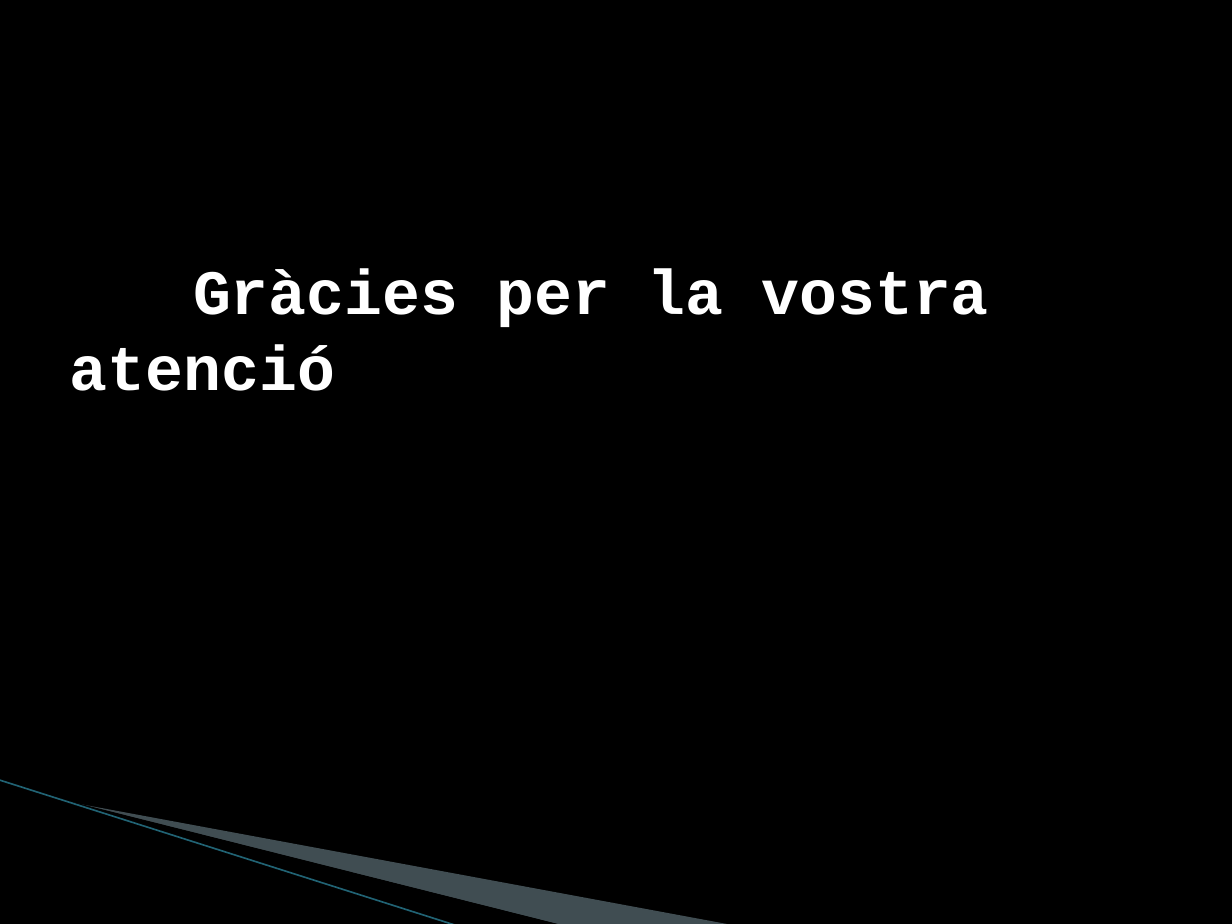
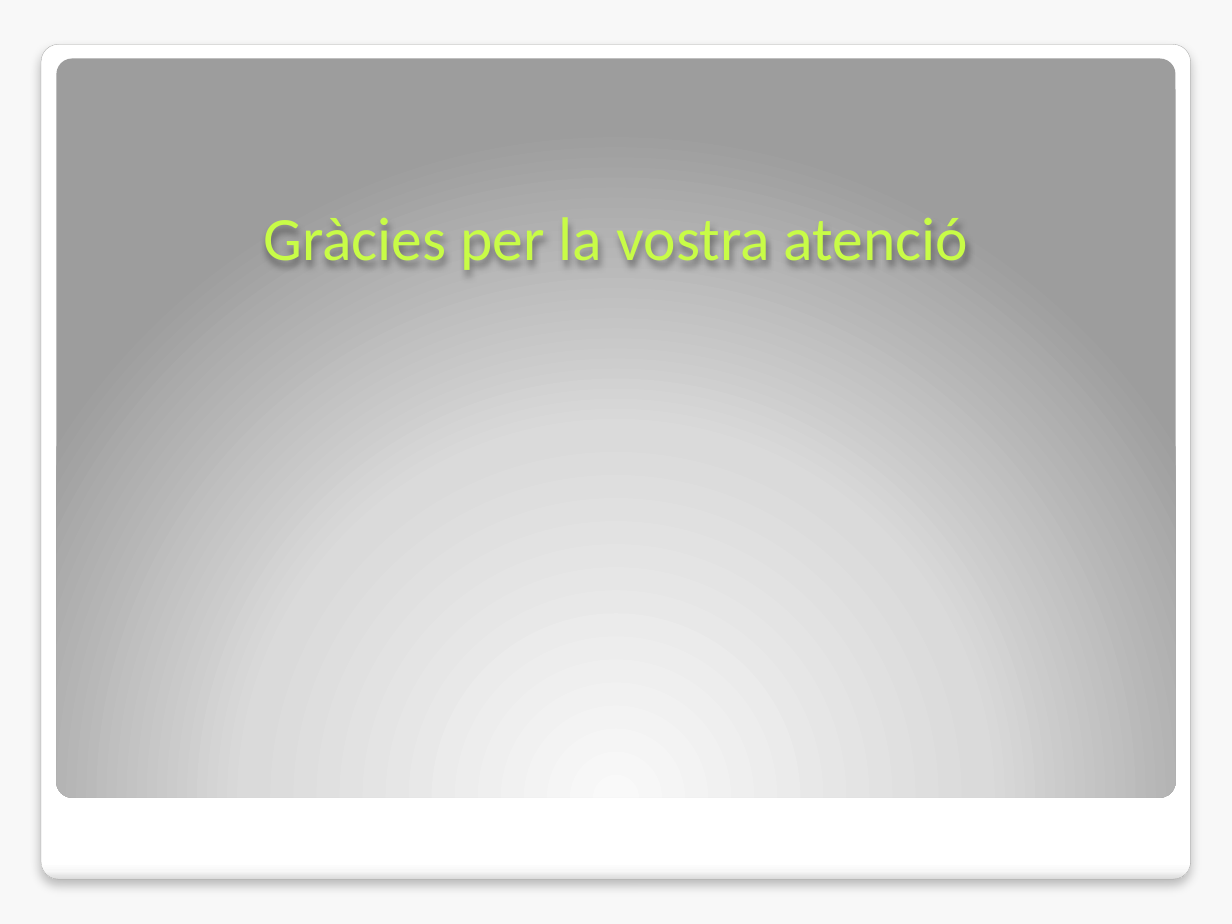
Before and after one commit to rxuriguera/pxc2, a slide deck: slide 8 of docs/Speerker.pptx (slide 6 before the commit). Drawn at 1232x924 pixels with LibreOffice and Linux fonts; fonts in the diff are those of the drawing; background and template pictures are left out. Boxes give left, top, right and bottom in pixels: in the first picture for what was removed or moved away, otherwise in the second. Text is boxed around its words. In the diff, an @@ line names an element or a change of style, - is before the commit and + after.

```diff
--- a/docs/Speerker.pptx
+++ b/docs/Speerker.pptx
@@ background picture (left out) to #F8F8F8 @@
@@ rounded rectangle added at box(41, 44, 1190, 880), fill gradient #FFFFFF to #F7F7F7 to #DADADA, outline #A4A4A4 0.16 pt @@
@@ rounded rectangle added at box(57, 58, 1175, 797), fill gradient #FAFAFA to #DBDBDB to #9D9D9D @@
@@ title "Gràcies per la vostra atenció": place and size @@
-title "Gràcies per la vostra atenció" at box(70, 269, 988, 391)
+title "Gràcies per la vostra atenció" at box(263, 217, 968, 270)
@@ title "Gràcies per la vostra atenció" at box(263, 217, 968, 270): size 36.9 to 36 pt, font Courier New to Calibri, text colour #FFFFFF to #C9FC48, bold off; alignment left to centre; vertical alignment middle to top @@
@@ freeform shape removed at box(96, 674, 609, 869) @@
@@ freeform shape removed at box(0, 780, 505, 893) @@
@@ line removed from (0, 780) to (457, 924) @@
```
Also in this commit, not shown: 4 other slides changed, 3 slides added, 1 slide removed.
